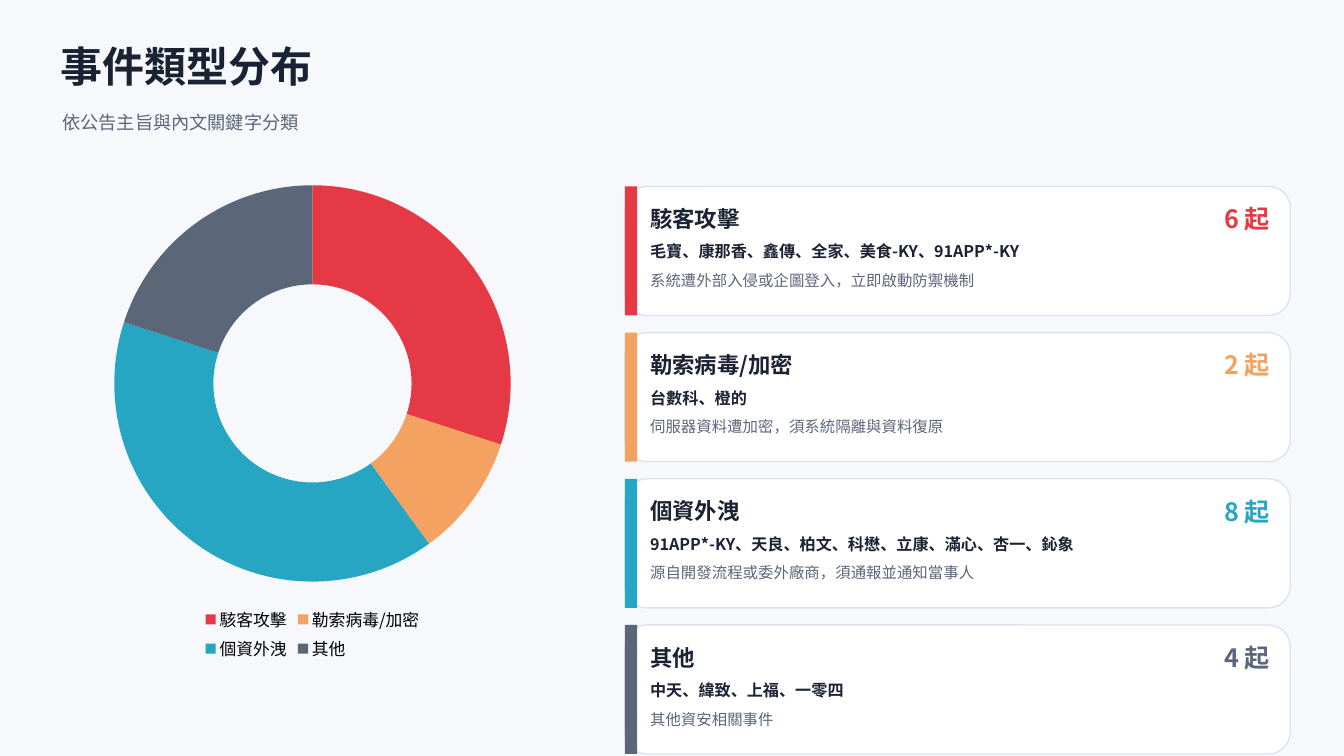
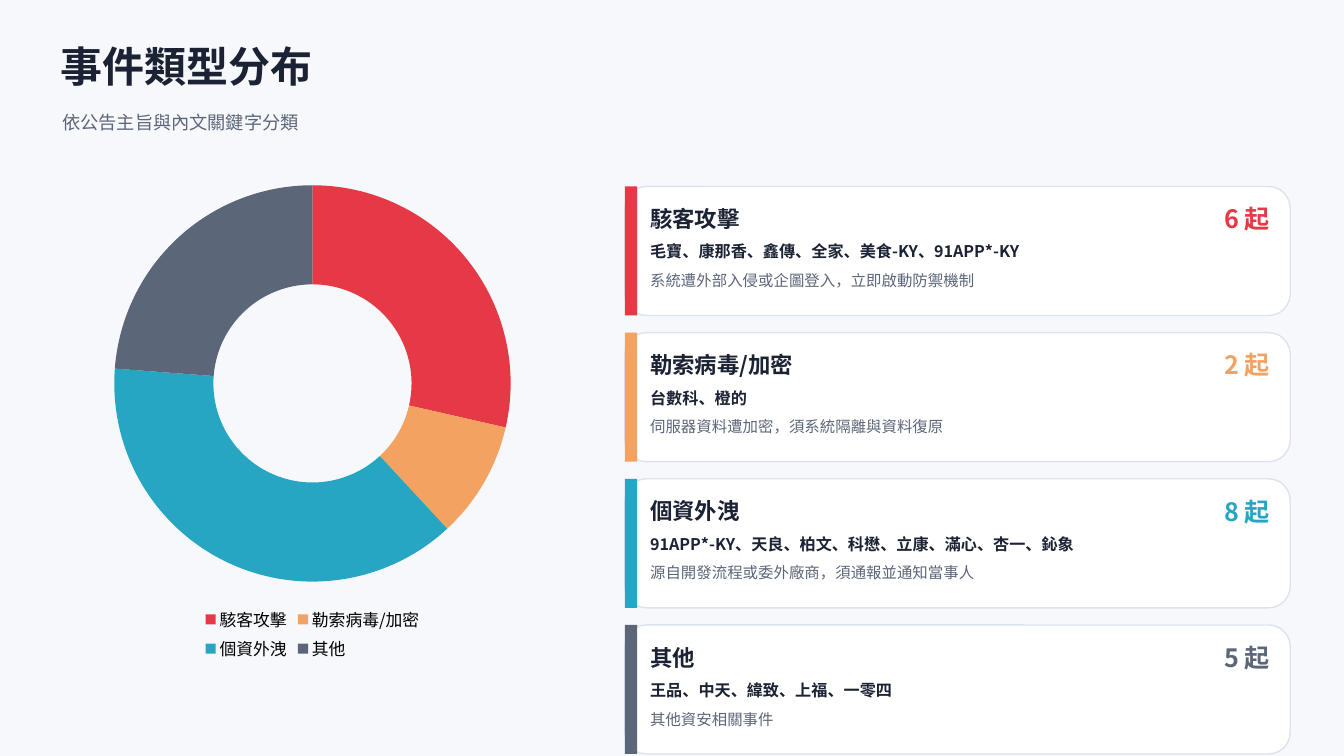
Before and after one commit to Johnnylin77/mops-isec-monitor, a slide deck: slide 3 of 資安事件因應分析.pptx. Drawn at 1344x756 pixels with LibreOffice and Linux fonts; fonts in the diff are those of the drawing. Boxes give left, top, right and bottom in pixels: in the first picture for what was removed or moved away, otherwise in the second. Text is boxed around its words. In the diff, an @@ line names an element or a change of style, - is before the commit and + after.

```diff
--- a/資安事件因應分析.pptx
+++ b/資安事件因應分析.pptx
@@ doughnut chart at [50, 171, 575, 665] @@
@@ Series 1, 駭客攻擊: 30 to 29 @@
@@ Series 1, 個資外洩: 40 to 38 @@
@@ Series 1, 其他: 20 to 24 @@
@@ text at [1224, 646, 1270, 670]: text changed @@
-4 起
+5 起
@@ text at [650, 682, 892, 698]: text changed @@
-中天、緯致、上福、一零四
+王品、中天、緯致、上福、一零四
```
Also in this commit, not shown: 8 other slides changed, 1 slide added, 2 other files.
